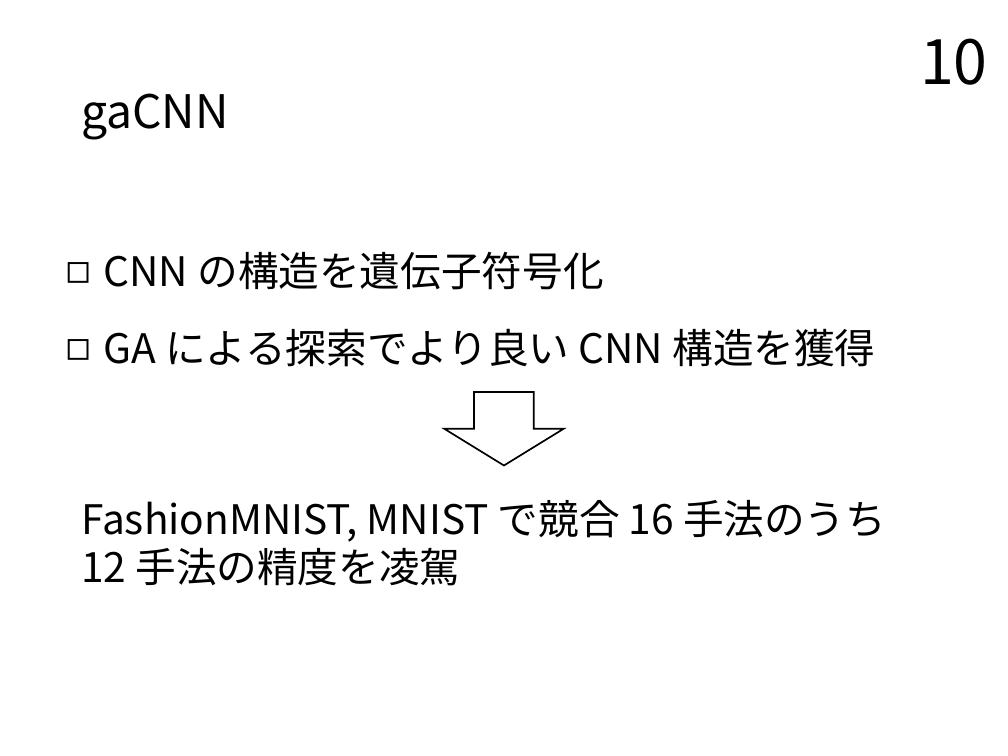
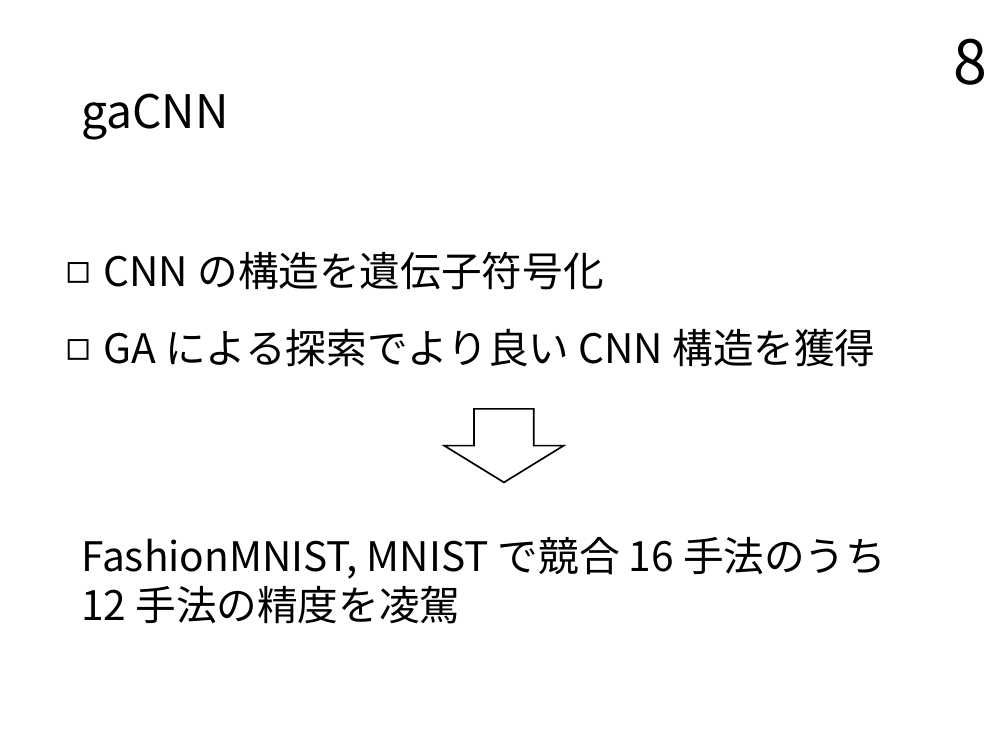
Before and after one commit to TairaTomotaka/kadai, a slide deck: slide 8 of prsn/20230124_prsn_taira.pptx (slide 10 before the commit). Drawn at 1008x756 pixels with LibreOffice and Linux fonts; fonts in the diff are those of the drawing. Boxes give left, top, right and bottom in pixels: in the first picture for what was removed or moved away, otherwise in the second. Text is boxed around its words. In the diff, an @@ line names an element or a change of style, - is before the commit and + after.

```diff
--- a/prsn/20230124_prsn_taira.pptx
+++ b/prsn/20230124_prsn_taira.pptx
@@ page number at [954,38,988,85]: text changed @@
-10
+8
@@ down arrow: place and size @@
-down arrow at [444,392,563,466]
+down arrow at [444,408,563,481]
@@ text "FashionMNIST, MNIST で競合 16 手法のうち ...": place and size @@
-text "FashionMNIST, MNIST で競合 16 手法のうち ..." at [81,500,886,586]
+text "FashionMNIST, MNIST で競合 16 手法のうち ..." at [81,537,886,624]
```
Also in this commit, not shown: 4 other slides changed, 1 slide removed, 6 other files.
